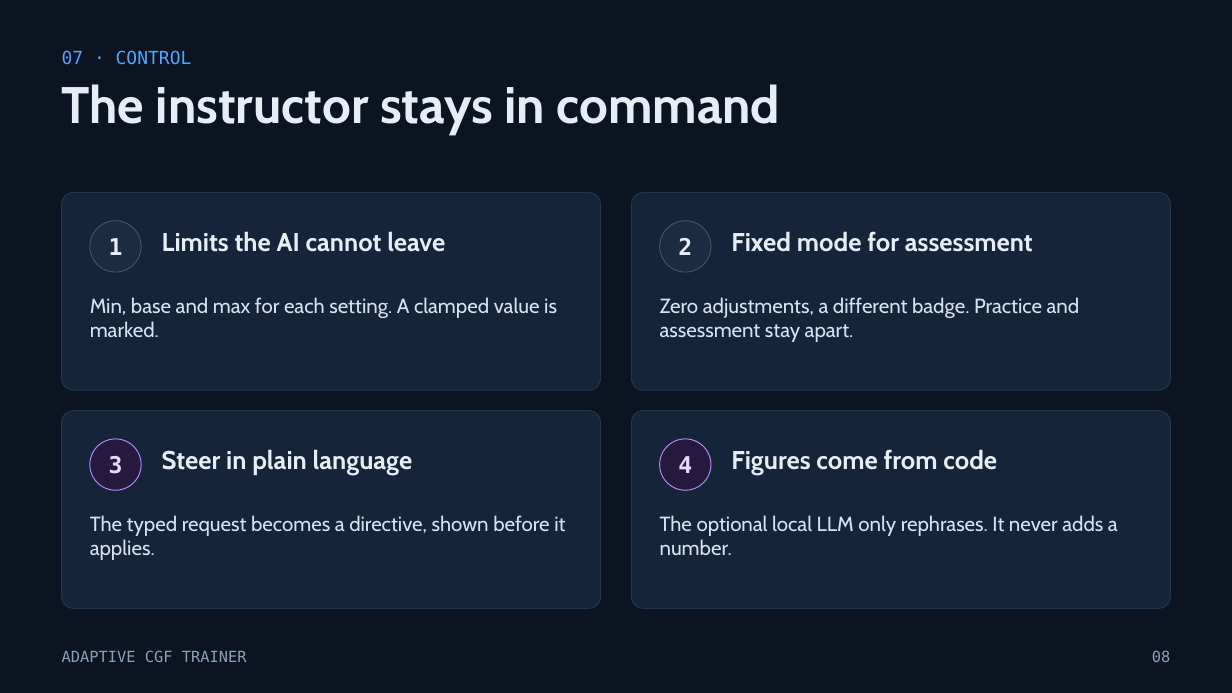
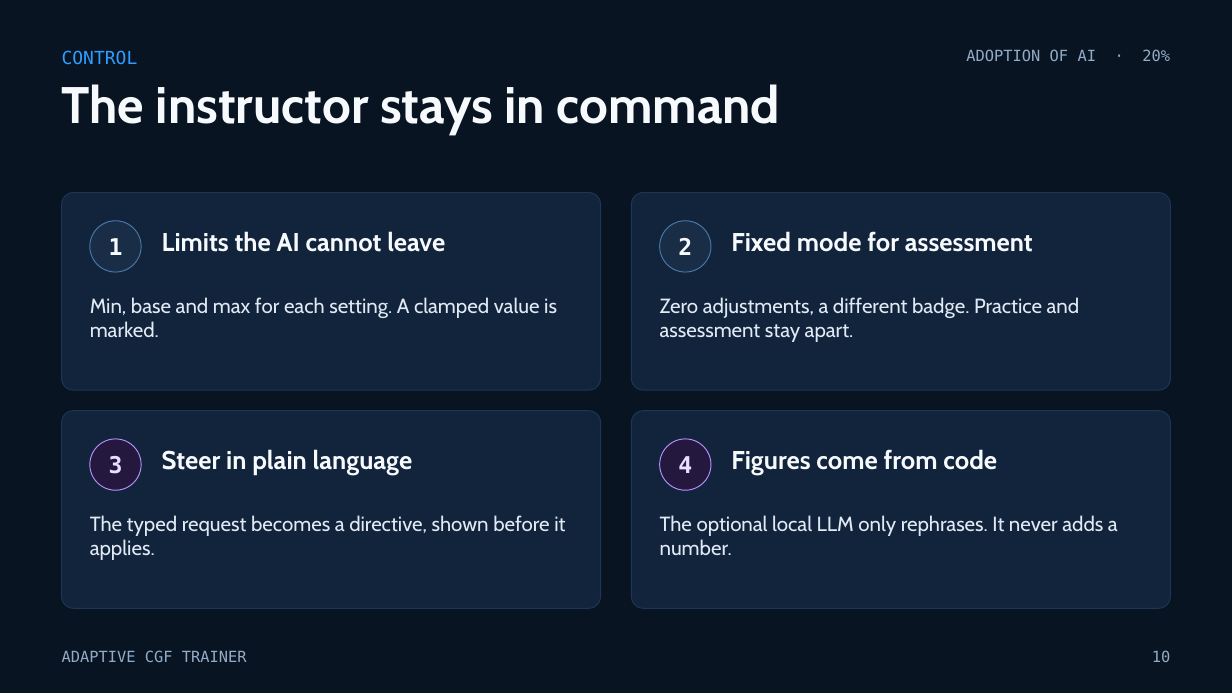
Before and after one commit to buttception/T-S_Hackathon26, a slide deck: slide 10 of cgf-demo/docs/pitch/Adaptive-CGF-Trainer.pptx (slide 8 before the commit). Drawn at 1232x693 pixels with LibreOffice and Linux fonts; fonts in the diff are those of the drawing. Boxes give left, top, right and bottom in pixels: in the first picture for what was removed or moved away, otherwise in the second. Text is boxed around its words. In the diff, an @@ line names an element or a change of style, - is before the commit and + after.

```diff
--- a/cgf-demo/docs/pitch/Adaptive-CGF-Trainer.pptx
+++ b/cgf-demo/docs/pitch/Adaptive-CGF-Trainer.pptx
@@ background #0B1420 to #081421 @@
@@ text at (x1=62, y1=50, x2=138, y2=65): text changed; text colour #4DA6FF to #2F9DFF @@
-07 · CONTROL
+CONTROL
@@ text added at (x1=966, y1=49, x2=1170, y2=61), 12 pt, text #93ABC6 @@
+ADOPTION OF AI · 20%
@@ ellipse "1" at (x1=90, y1=221, x2=141, y2=273): text colour #E6EDF5 to #F7FAFD; fill #1C2B40 to #1A2D47; outline #3A5577 0.75 pt to #4A78A8 0.75 pt @@
@@ ellipse "2" at (x1=660, y1=221, x2=712, y2=273): text colour #E6EDF5 to #F7FAFD; fill #1C2B40 to #1A2D47; outline #3A5577 0.75 pt to #4A78A8 0.75 pt @@
@@ fill #16243A to #12243C; outline #24364D 0.75 pt to #1E3653 0.75 pt in 4 elements at (x1=62, y1=192, x2=601, y2=390), (x1=631, y1=192, x2=1170, y2=390), (x1=62, y1=410, x2=601, y2=608), (x1=631, y1=410, x2=1170, y2=608) @@
@@ text colour #E6EDF5 to #F7FAFD in 5 elements at (x1=62, y1=84, x2=781, y2=134), (x1=162, y1=231, x2=445, y2=252), (x1=731, y1=231, x2=1033, y2=252), (x1=162, y1=449, x2=413, y2=475), (x1=731, y1=449, x2=997, y2=475) @@
@@ text at (x1=1152, y1=650, x2=1170, y2=662): text changed; text colour #8AA0B8 to #93ABC6 @@
-08
+10
```
Also in this commit, not shown: 10 other slides changed, 6 slides added, 2 slides removed, 7 other files.
